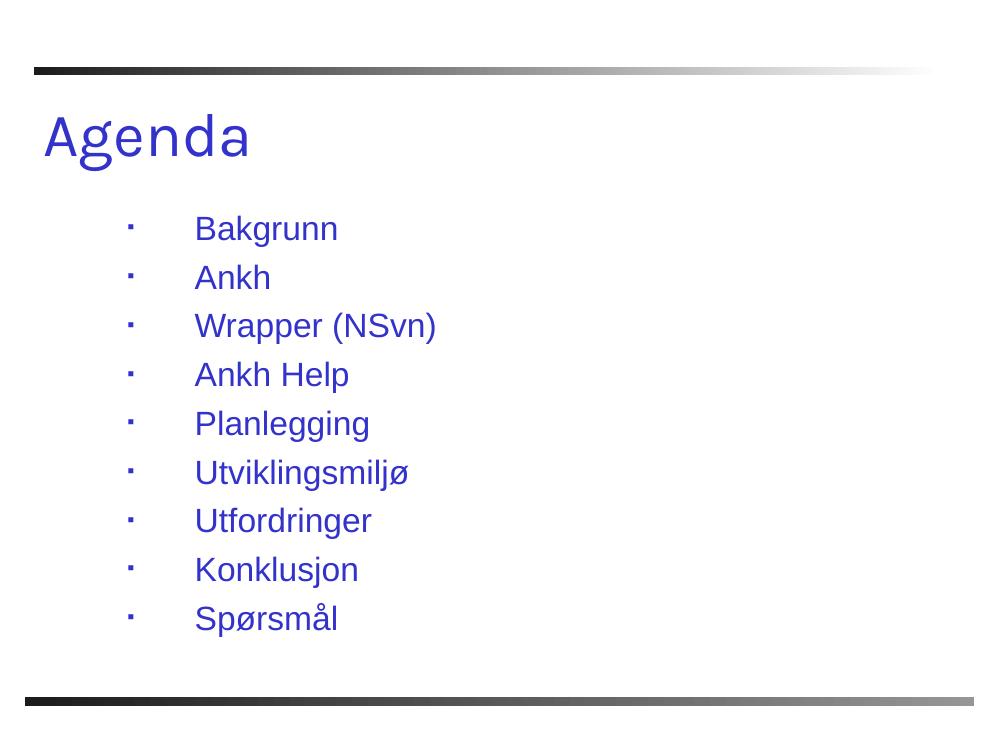
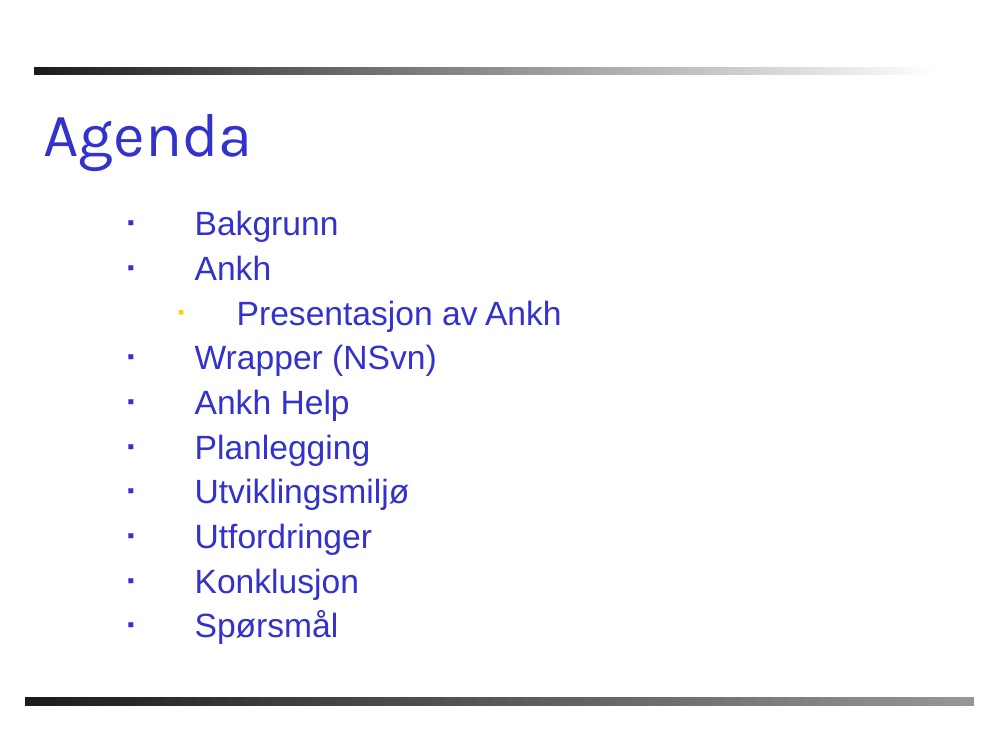
Before and after one commit to windygu/AnkhSVN, a slide deck: slide 2 of doc/powerpoint/Subversion_addin_for_VS.NET.ppt. Drawn at 1008x756 pixels with LibreOffice and Linux fonts; fonts in the diff are those of the drawing; background and template pictures are left out. Boxes give left, top, right and bottom in pixels: in the first picture for what was removed or moved away, otherwise in the second. Text is boxed around its words. In the diff, an @@ line names an element or a change of style, - is before the commit and + after.

```diff
--- a/doc/powerpoint/Subversion_addin_for_VS.NET.ppt
+++ b/doc/powerpoint/Subversion_addin_for_VS.NET.ppt
@@ text at box(195, 210, 437, 644): line spacing 1 to 0.9 @@
@@ text at box(237, 300, 562, 332): paragraph added @@
+  ▪ Presentasjon av Ankh
```
Also in this commit, not shown: 9 other slides changed, 2 slides added, 1 slide removed.
